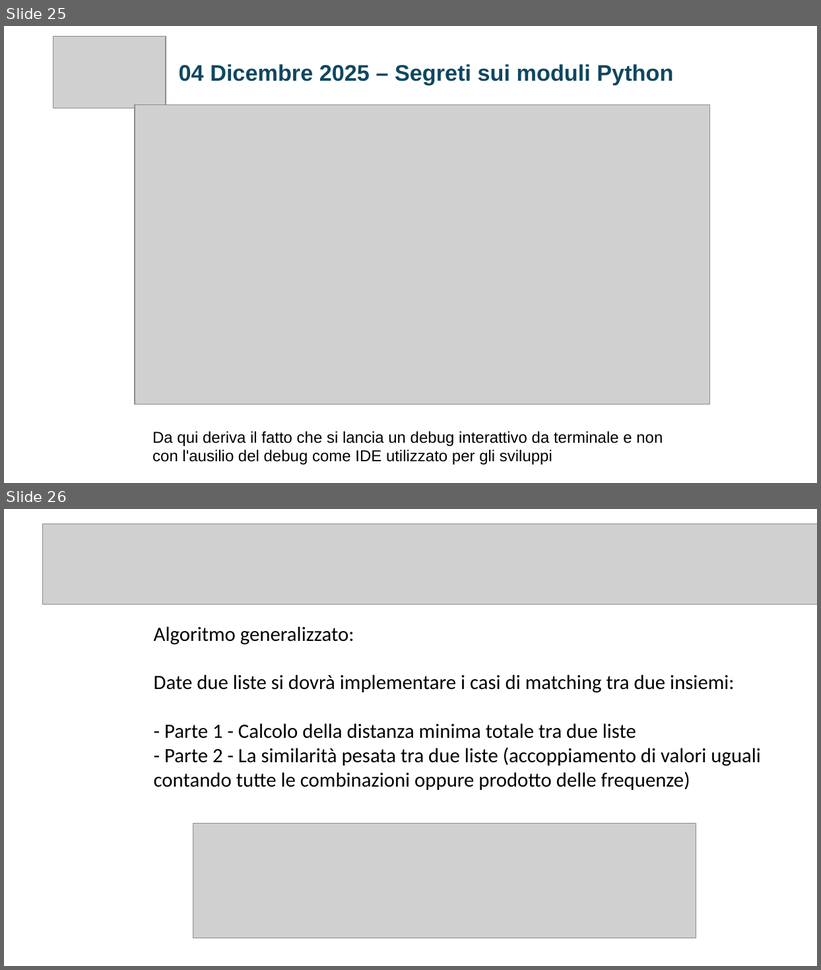
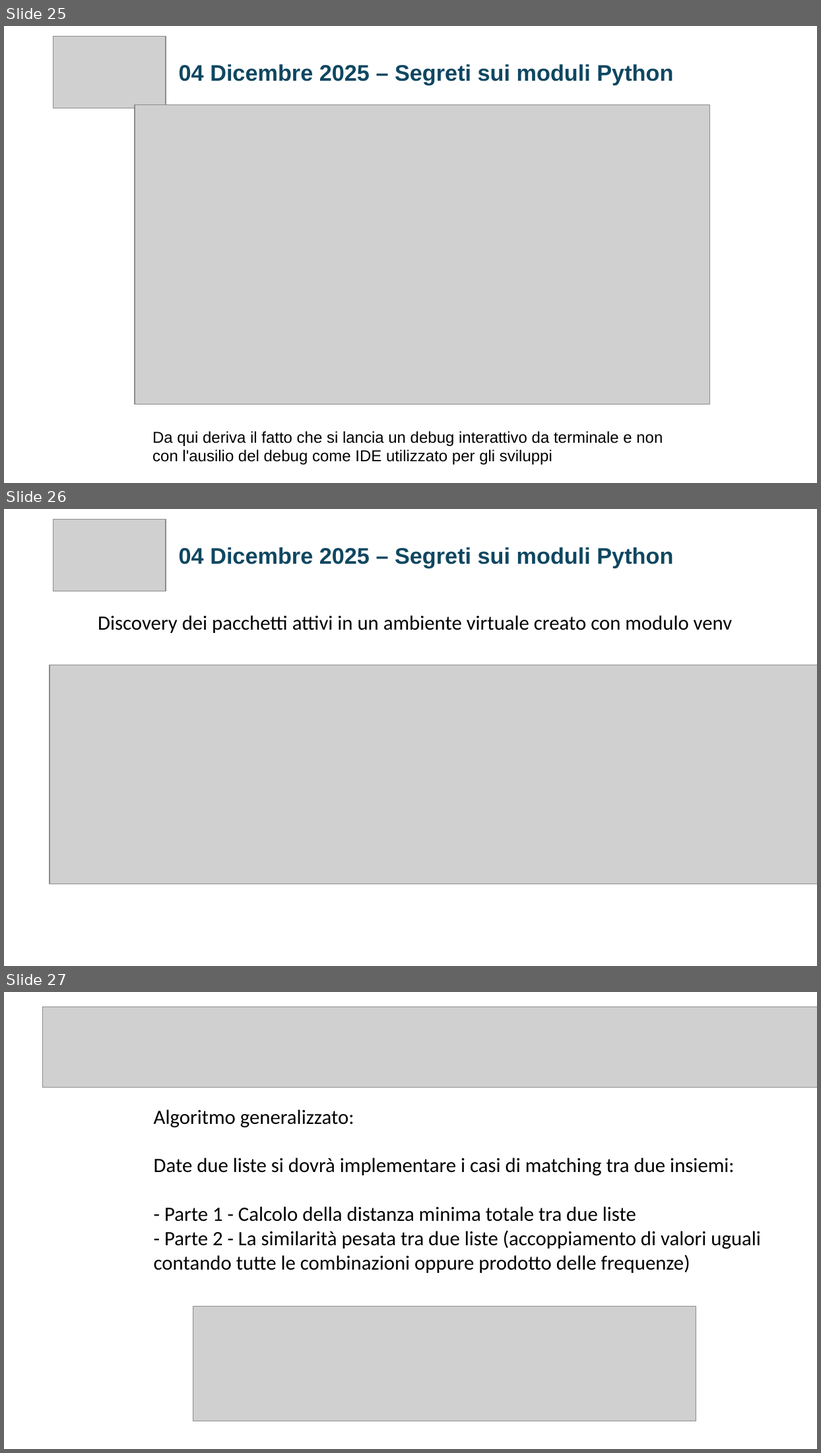
Before and after one commit to jobFrancoNet/segretiModulePython, a slide deck: SEGRETI_MODULI_PYTHON_FINALSLIDE.pptx. Shown one above the other, each under a label of ours: slides 25 and 26 before the commit, slides 25, 26 and 27 after it. The pictures are 821x970 and 821x1453 pixels, drawn with LibreOffice and Linux fonts; fonts in the diff are those of the drawing; grey boxes stand for pictures. Boxes give left, top, right and bottom in pixels: in the first picture for what was removed or moved away, otherwise in the second. Text is boxed around its words. In the diff, an @@ line names an element or a change of style, - is before the commit and + after.

```diff
--- a/SEGRETI_MODULI_PYTHON_FINALSLIDE.pptx
+++ b/SEGRETI_MODULI_PYTHON_FINALSLIDE.pptx
@@ slide 26 added at [4, 509, 817, 966], background #FFFFFF @@
@@ picture added at [53, 520, 166, 591] @@
@@ text added at [179, 547, 673, 568], 20 pt, text #0F4761, bold @@
+04 Dicembre 2025 – Segreti sui moduli Python
@@ text added at [98, 615, 733, 633], 18 pt, text #000000 @@
+Discovery dei pacchetti attivi in un ambiente virtuale creato con modulo venv
@@ picture added at [50, 665, 817, 885] @@
@@ what was slide 26 is now slide 27 @@
```
Also in this commit, not shown: 1 slide changed.
